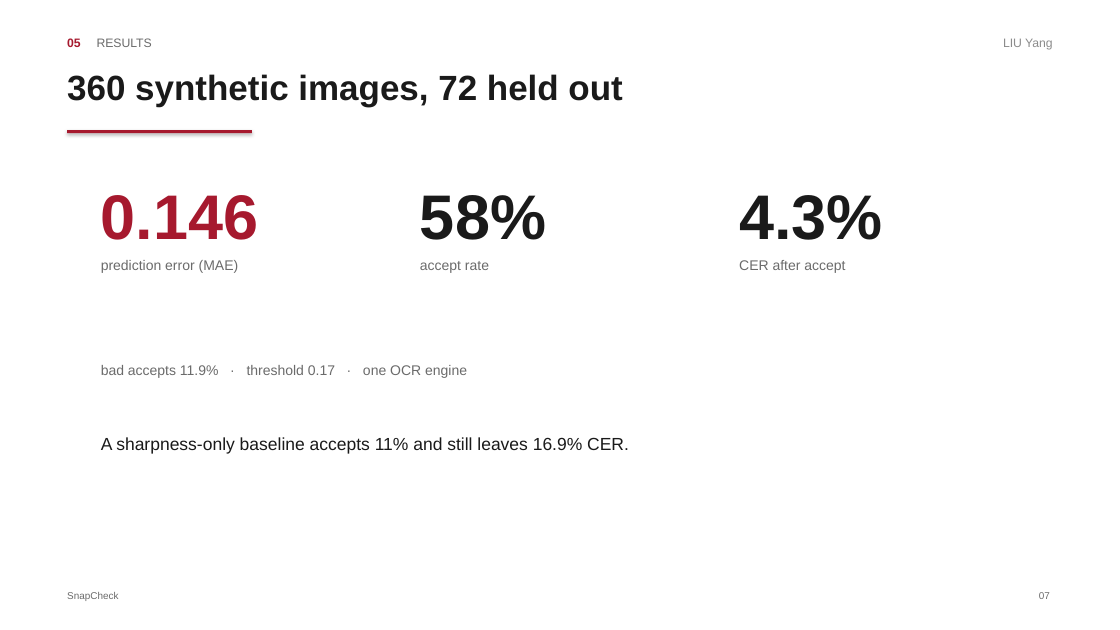
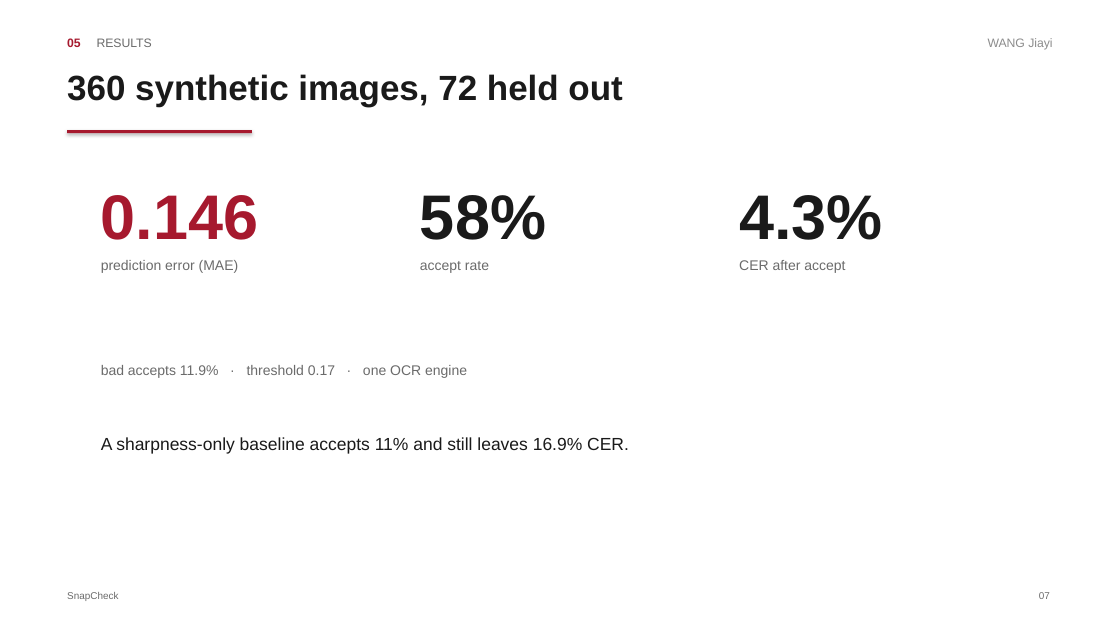
Before and after one commit to n0thing0717zkj-code/CDT501_SnapCheck, a slide deck: slide 7 of docs/CDT501_SnapCheck_Slides.pptx. Drawn at 1120x630 pixels with LibreOffice and Linux fonts; fonts in the diff are those of the drawing. Boxes give left, top, right and bottom in pixels: in the first picture for what was removed or moved away, otherwise in the second. Text is boxed around its words. In the diff, an @@ line names an element or a change of style, - is before the commit and + after.

```diff
--- a/docs/CDT501_SnapCheck_Slides.pptx
+++ b/docs/CDT501_SnapCheck_Slides.pptx
@@ text at box(988, 38, 1052, 50): text changed @@
-LIU Yang
+WANG Jiayi
```
Also in this commit, not shown: 7 other slides changed, 2 other files.
